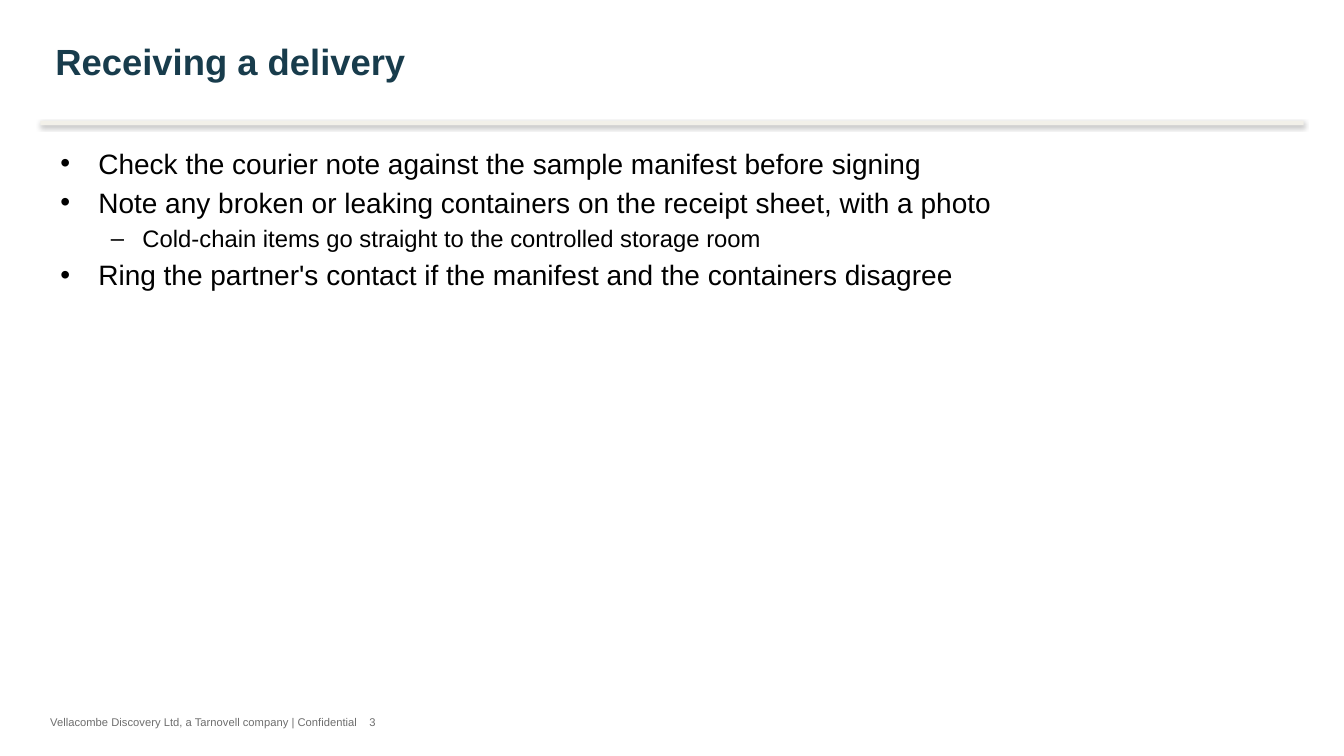
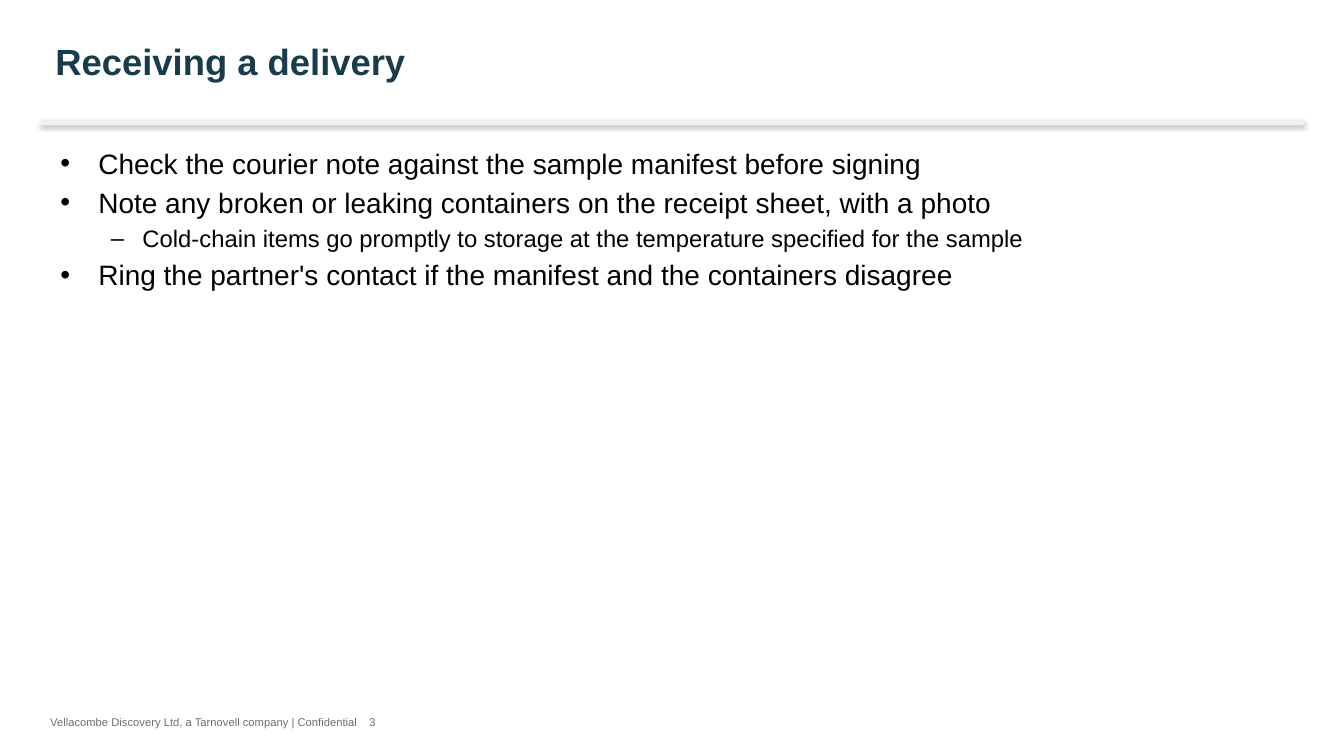
Before and after one commit to 60xAI/portco-mock-dataset, a slide deck: slide 3 of output/archive/Archive/Users/omerriman_old_laptop/Integration/2022/Copy of Brindlewythe_intake_09Jun22.pptx. Drawn at 1344x756 pixels with LibreOffice and Linux fonts; fonts in the diff are those of the drawing. Boxes give left, top, right and bottom in pixels: in the first picture for what was removed or moved away, otherwise in the second. Text is boxed around its words. In the diff, an @@ line names an element or a change of style, - is before the commit and + after.

```diff
--- a/output/archive/Archive/Users/omerriman_old_laptop/Integration/2022/Copy of Brindlewythe_intake_09Jun22.pptx
+++ b/output/archive/Archive/Users/omerriman_old_laptop/Integration/2022/Copy of Brindlewythe_intake_09Jun22.pptx
@@ text at (x1=142, y1=229, x2=1023, y2=252): text changed @@
-  – Cold-chain items go straight to the controlled storage room
+  – Cold-chain items go promptly to storage at the temperature specified for the sample
```
Also in this commit, not shown: 3 other slides changed, 1 other file.
